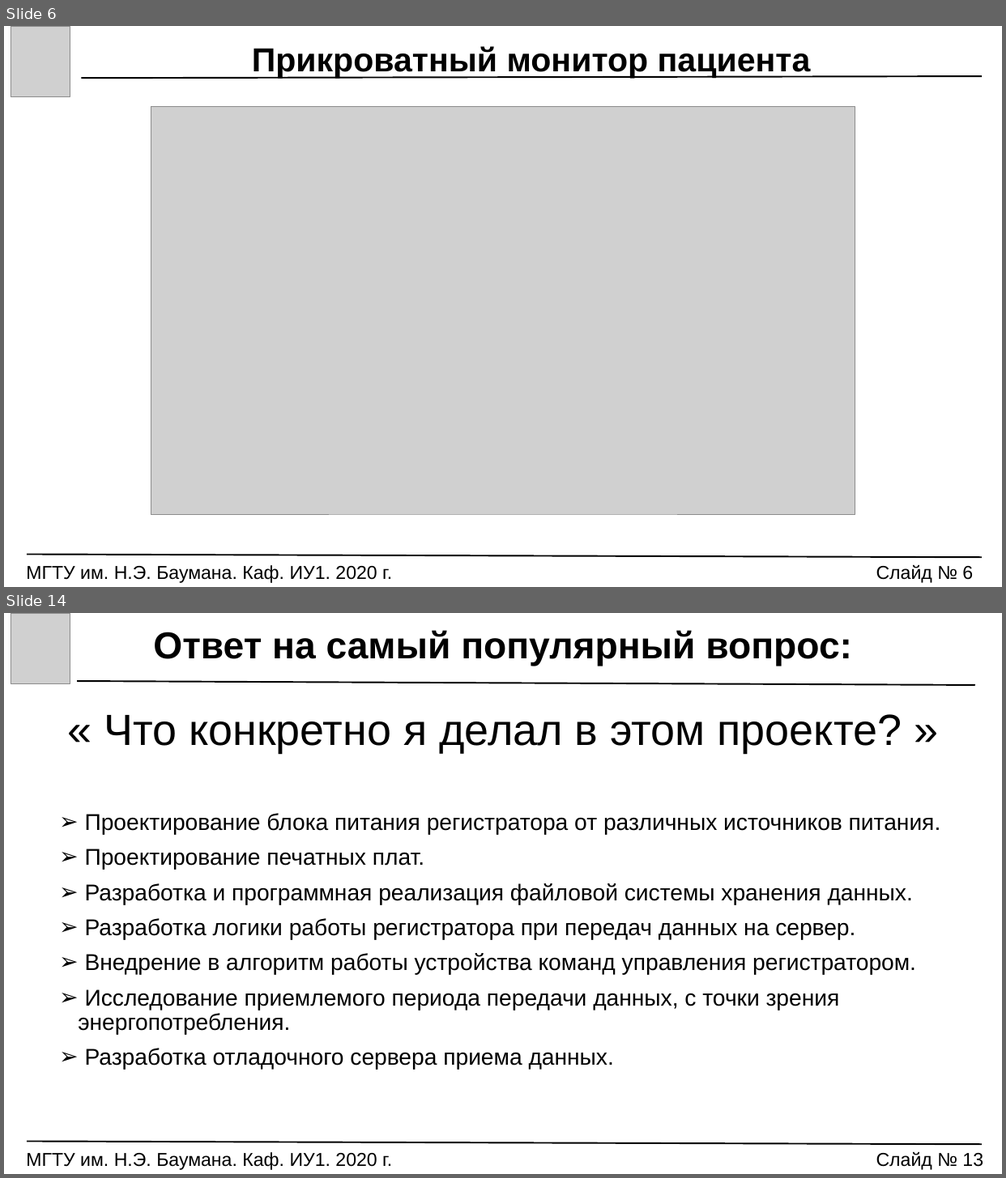
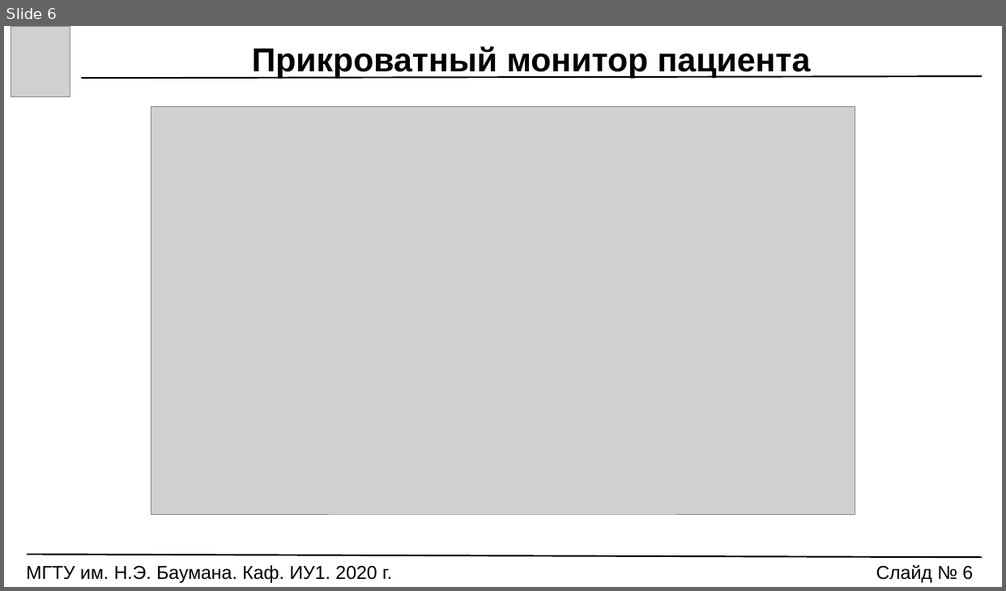
Before and after one commit to Markus85666/Graduation-Qualification-Work, a slide deck: РЕЧЬ_ПРЕЗЕНТАЦИЯ/VKR_Prezentatsia.pptx. Shown one above the other, each under a label of ours: slides 6 and 14 before the commit, slide 6 after it; the slides between them are not shown. The pictures are 1006x1178 and 1006x591 pixels, drawn with LibreOffice and Linux fonts; fonts in the diff are those of the drawing; grey boxes stand for pictures. Boxes give left, top, right and bottom in pixels: in the first picture for what was removed or moved away, otherwise in the second. Text is boxed around its words. In the diff, an @@ line names an element or a change of style, - is before the commit and + after.

```diff
--- a/РЕЧЬ_ПРЕЗЕНТАЦИЯ/VKR_Prezentatsia.pptx
+++ b/РЕЧЬ_ПРЕЗЕНТАЦИЯ/VKR_Prezentatsia.pptx
@@ slide 14 removed at (4, 613, 1002, 1174), background #FFFFFF @@
@@ picture removed at (10, 613, 70, 683) @@
@@ title removed at (104, 630, 901, 753) @@
-Ответ на самый популярный вопрос:
-« Что конкретно я делал в этом проекте? »
@@ line removed from (77, 681) to (975, 685) @@
@@ text removed at (78, 813, 941, 1070) @@
-➢ Проектирование блока питания регистратора от различных источников питания.
-➢ Проектирование печатных плат.
-➢ Разработка и программная реализация файловой системы хранения данных.
-➢ Разработка логики работы регистратора при передач данных на сервер.
-➢ Внедрение в алгоритм работы устройства команд управления регистратором.
-➢ Исследование приемлемого периода передачи данных, с точки зрения энергопотребления.
-➢ Разработка отладочного сервера приема данных.
@@ line removed from (27, 1142) to (982, 1144) @@
@@ text removed at (26, 1152, 392, 1170) @@
-МГТУ им. Н.Э. Баумана. Каф. ИУ1. 2020 г.
@@ text removed at (876, 1152, 983, 1170) @@
-Слайд № 13
```
Also in this commit, not shown: 8 slides changed, 1 slide added, 8 other files.
